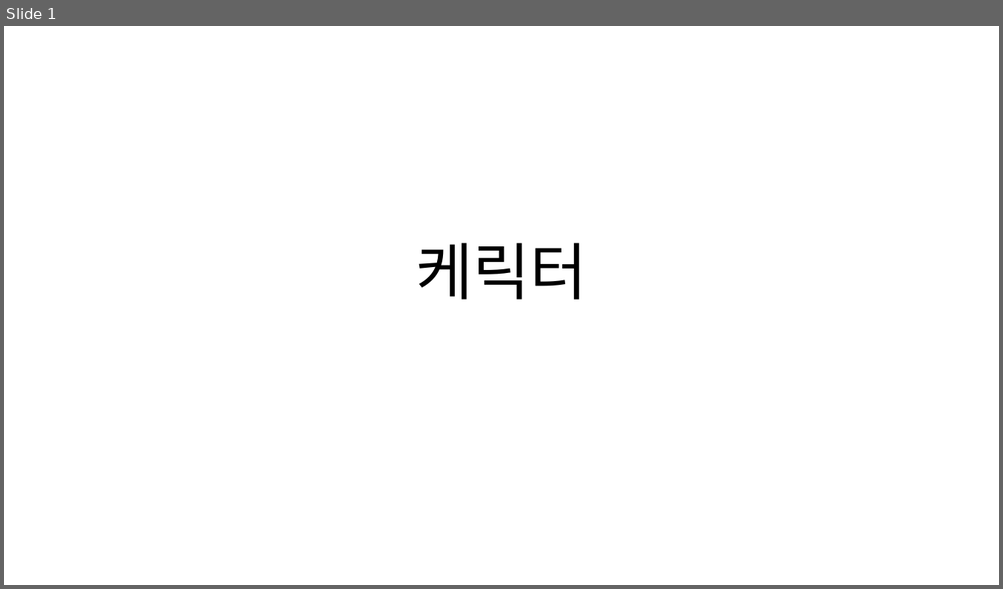
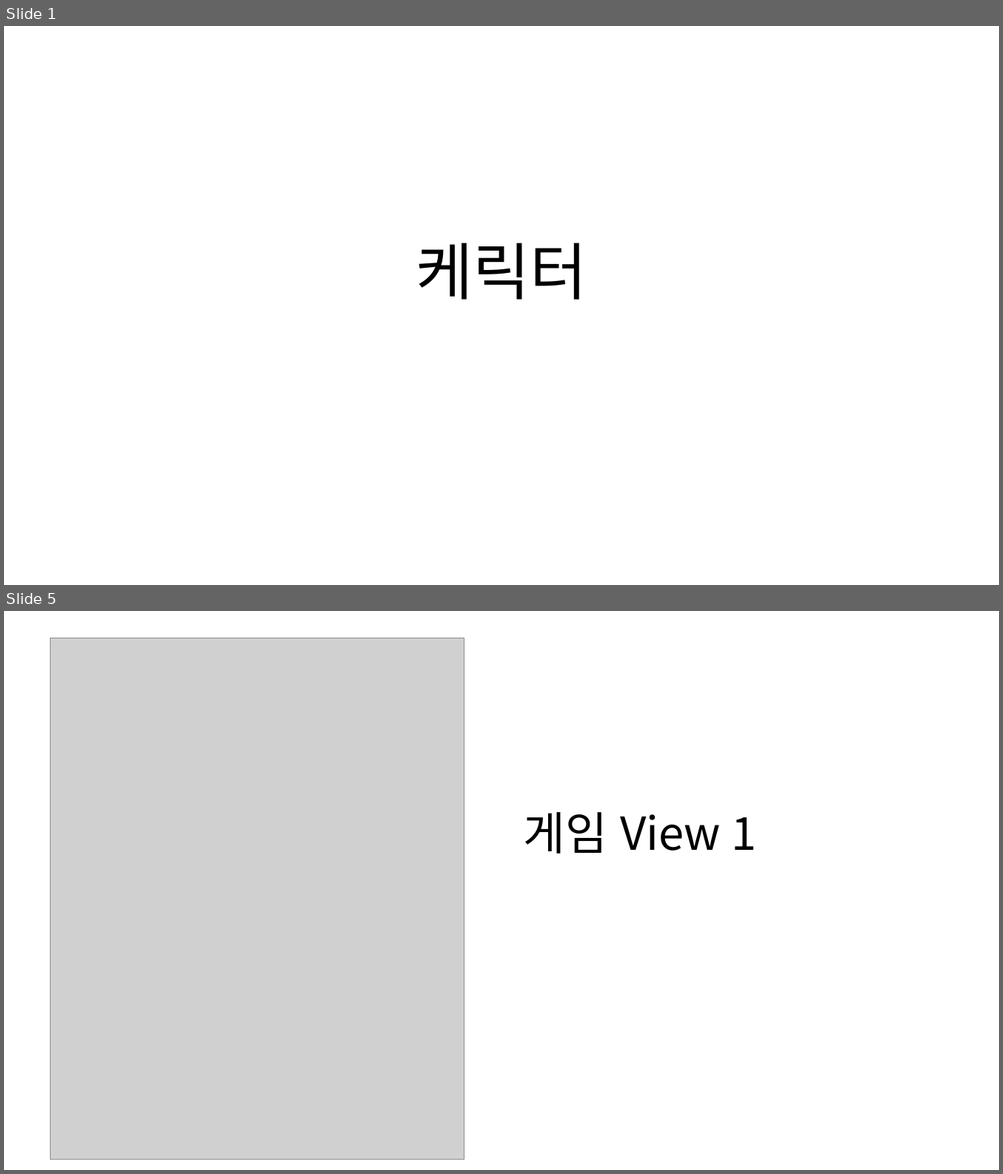
Before and after one commit to Pacman18/Plan, a slide deck: 캐릭터시리즈.pptx. Shown one above the other, each under a label of ours: slide 1 before the commit, slides 1 and 5 after it; the slides between them are not shown. The pictures are 1003x589 and 1003x1174 pixels, drawn with LibreOffice and Linux fonts; fonts in the diff are those of the drawing; grey boxes stand for pictures. Boxes give left, top, right and bottom in pixels: in the first picture for what was removed or moved away, otherwise in the second. Text is boxed around its words. In the diff, an @@ line names an element or a change of style, - is before the commit and + after.

```diff
--- a/캐릭터시리즈.pptx
+++ b/캐릭터시리즈.pptx
@@ slide 5 added at (4,611,999,1170), background #FFFFFF @@
@@ picture added at (51,638,464,1160) @@
@@ title added at (523,812,756,854), 44 pt, text #000000 @@
+게임 View 1
```
Also in this commit, not shown: 2 slides changed, 4 other slides added, 1 slide removed.
